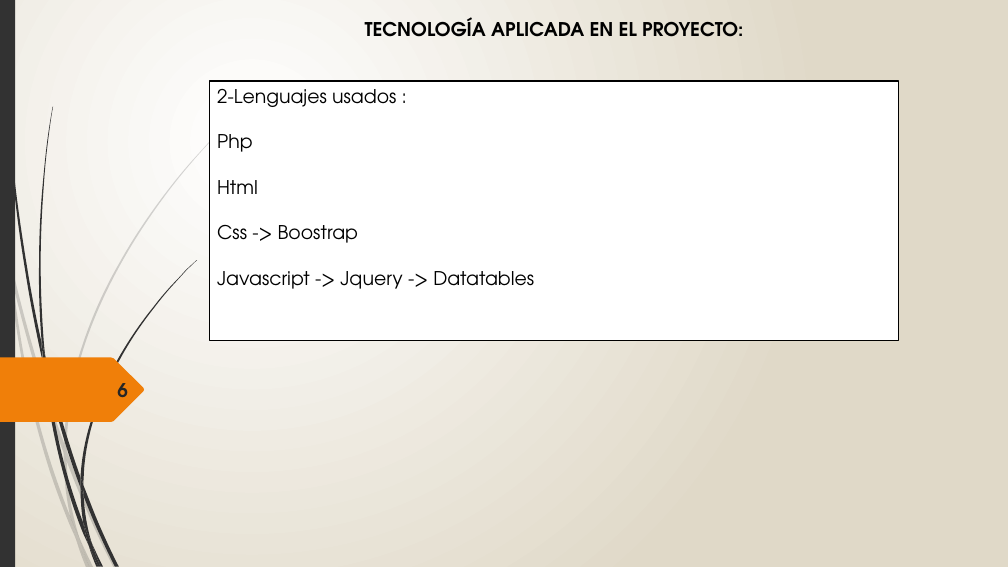
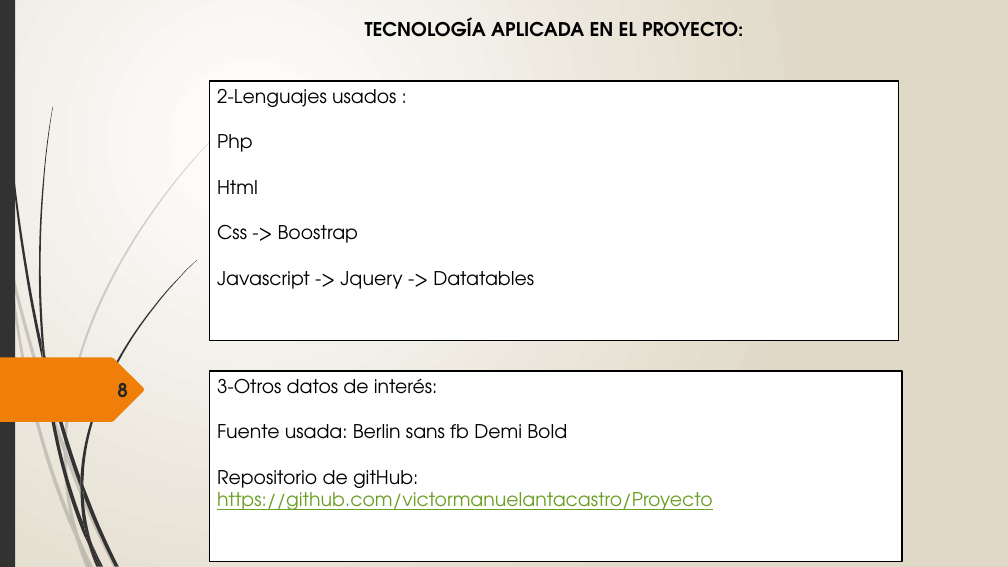
Before and after one commit to victormanuelantacastro/Proyecto, a slide deck: slide 8 of Contenido/TartessosBurguer.pptx (slide 6 before the commit). Drawn at 1008x567 pixels with LibreOffice and Linux fonts; fonts in the diff are those of the drawing. Boxes give left, top, right and bottom in pixels: in the first picture for what was removed or moved away, otherwise in the second. Text is boxed around its words. In the diff, an @@ line names an element or a change of style, - is before the commit and + after.

```diff
--- a/Contenido/TartessosBurguer.pptx
+++ b/Contenido/TartessosBurguer.pptx
@@ text at [117,383,128,398]: text changed @@
-6
+8
@@ rectangle added at [209,371,902,562], fill #FFFFFF, outline #000000 1.25 pt, 18 pt, text #000000 @@
+3-Otros datos de interés:
+Fuente usada: Berlin sans fb Demi Bold
+Repositorio de gitHub: https://github.com/victormanuelantacastro/Proyecto
```
Also in this commit, not shown: 19 other slides changed, 2 slides added, 19 other files.
